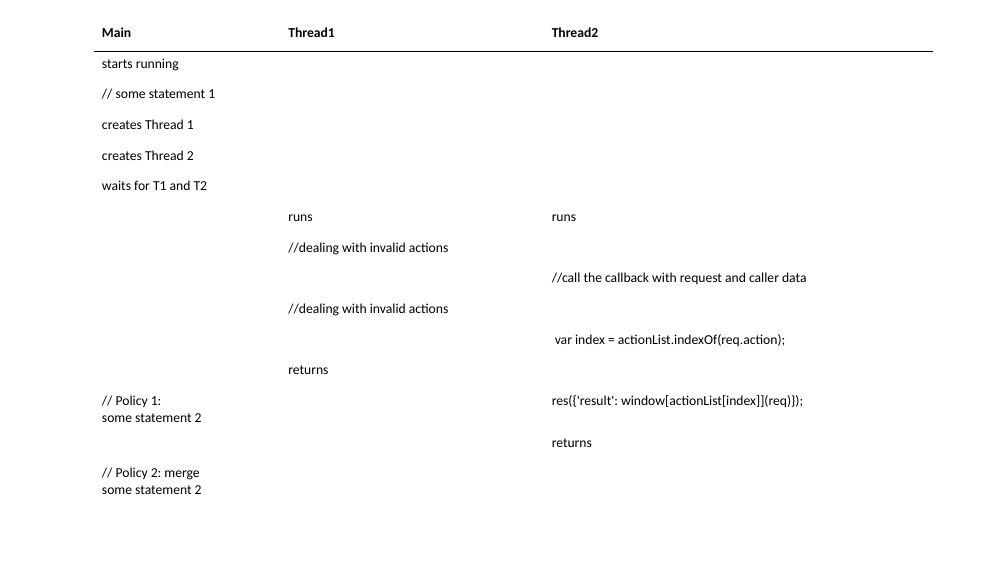
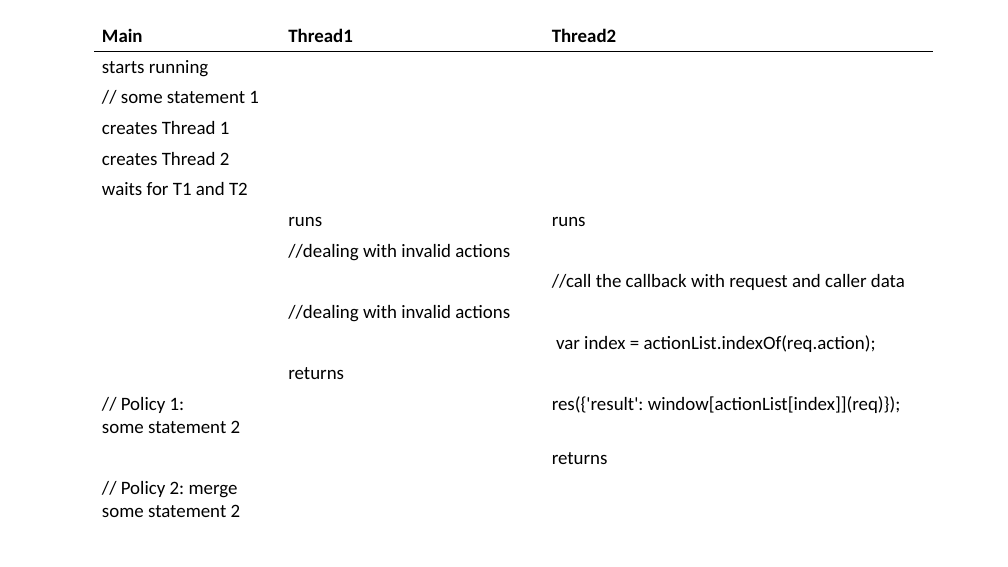
Before and after one commit to Suuuuuzy/run_JSCPG, a slide deck: slide 13 of graphs.pptx (slide 14 before the commit). Drawn at 1008x567 pixels with LibreOffice and Linux fonts; fonts in the diff are those of the drawing. Boxes give left, top, right and bottom in pixels: in the first picture for what was removed or moved away, otherwise in the second. Text is boxed around its words. In the diff, an @@ line names an element or a change of style, - is before the commit and + after.

```diff
--- a/graphs.pptx
+++ b/graphs.pptx
@@ table at bbox=[95, 21, 933, 526] @@
@@ size 13 to 18 pt @@
```
Also in this commit, not shown: 7 other slides changed, 1 slide removed, 4 other files.
